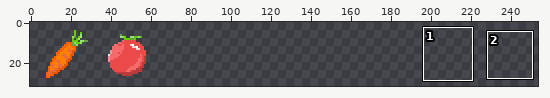
Sprite sheet, stored at Game/data/sprites.png. Above: a wide view before the commit, with the close-up outlined.
Close-up. The starting point:
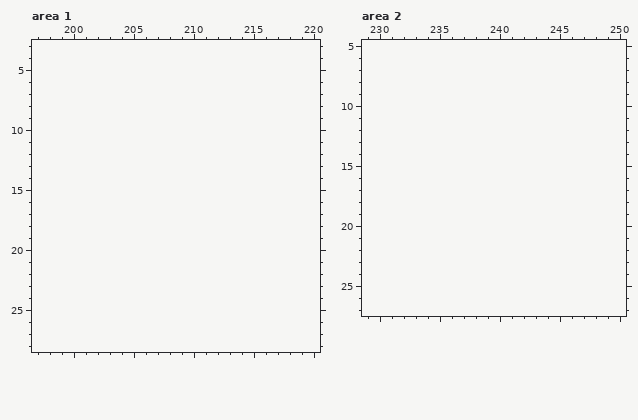
The file is 64x32 pixels. Pixels under 10% opacity are left out. Colours within 5 levels of each other are drawn and written as one. Shown: area 1: x 197..220, y 3..28; area 2: x 229..250, y 5..27. The old version is drawn lined up with the new one, on the new canvas. The wide view leaves out empty margins. The commit also changed other parts of the picture, which this record leaves out.
After the commit:
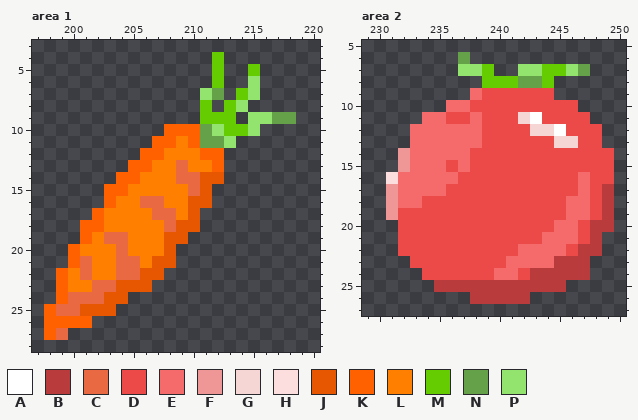
Palette (. is transparent): A #ffffff  B #ba3b3b  C #e86942  D #ec4949  E #f56b6b  F #ef9696  G #f6d5d5  H #fddede  J #e75600  K #ff6000  L #ff7f00  M #64cc00  N #64a149  P #92e46e
Changes in this commit:
canvas 64x32 -> 256x32, the old top-left corner now at 2,0
Changed rows in their new state; - is an unchanged pixel.
Area 1:
first column x 198:
 4 --------------M------
 5 --------------M--M---
 6 --------------M--P---
 7 -------------PN-MP---
 8 -------------M-MP----
 9 -------------MMM-PPNN
10 ----------KKKNPMMP---
11 ---------KKLKNNP-----
12 --------KKLLLKK------
13 -------KKLLCLLK------
14 ------KKLLLCCJJ------
15 -----KKLLLLLCJ-------
16 -----KLLCCLLJJ-------
17 ----KLLLLCCLJ--------
18 ---KKLLLLLCJJ--------
19 ---KLCCLLLJJ---------
20 --KLLLCLLLJ----------
21 --KCLLCCLJJ----------
22 -KLCLLCCJJ-----------
23 -KLLCCJJJ------------
24 -KCCCJJ--------------
25 KCCJJJ---------------
26 KKKK-----------------
27 KC-------------------
Area 2:
first column x 231:
 6 ------N------------
 7 ------PPM--PPMMPN--
 8 --------MMMNNM-----
 9 -------EDDDDDD-----
10 -----EEDDDDDDDDD---
11 ---EEDDEDDDGADDDD--
12 --EEEEEEDDDDGGADDD-
13 --EEEEEEDDDDDDGGDD-
14 -FEEEEEDDDDDDDDDDDD
15 -FEEEDEDDDDDDDDDDDD
16 HEEEEEDDDDDDDDDDEDD
17 FEEEEDDDDDDDDDDDEDB
18 FEEDDDDDDDDDDDDEEDB
19 FDDDDDDDDDDDDDDEEDB
20 -DDDDDDDDDDDDDEEDBB
21 -DDDDDDDDDDDDEEEDB-
22 -DDDDDDDDDDEEEEDBB-
23 --DDDDDDDDEEEEBBB--
24 ---DDDDDDEEDBBBBB--
25 ----BBBBBBBBBBB----
26 -------BBBBB-------
Changed places in both close-ups, as pixel boxes (x1, y1, x2, y2):
added: (44, 52, 296, 340)
added: (386, 52, 614, 304)
